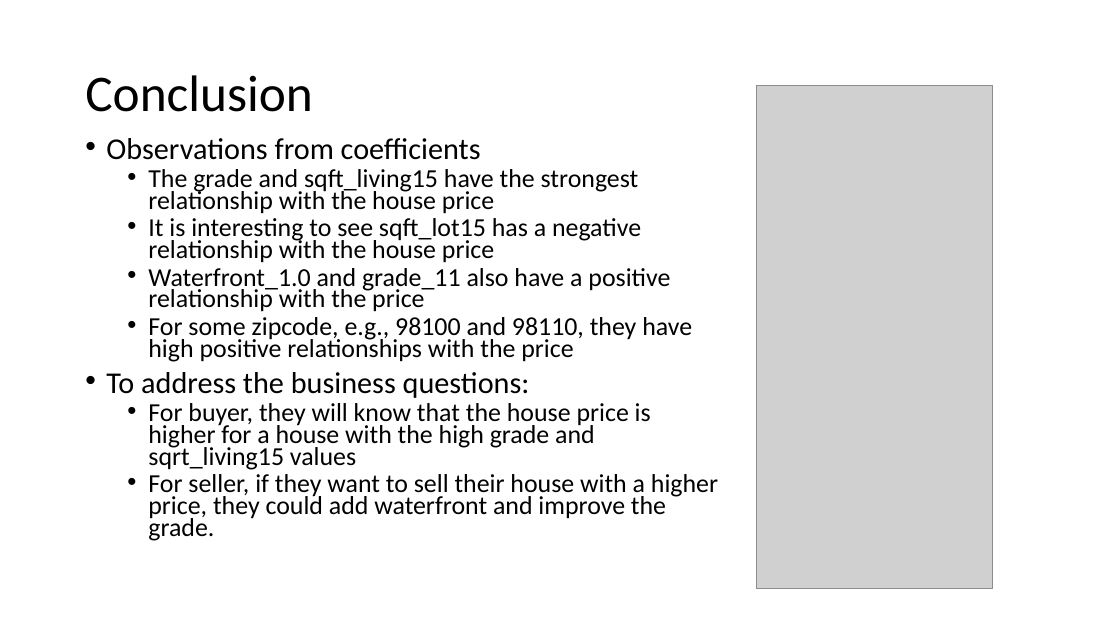
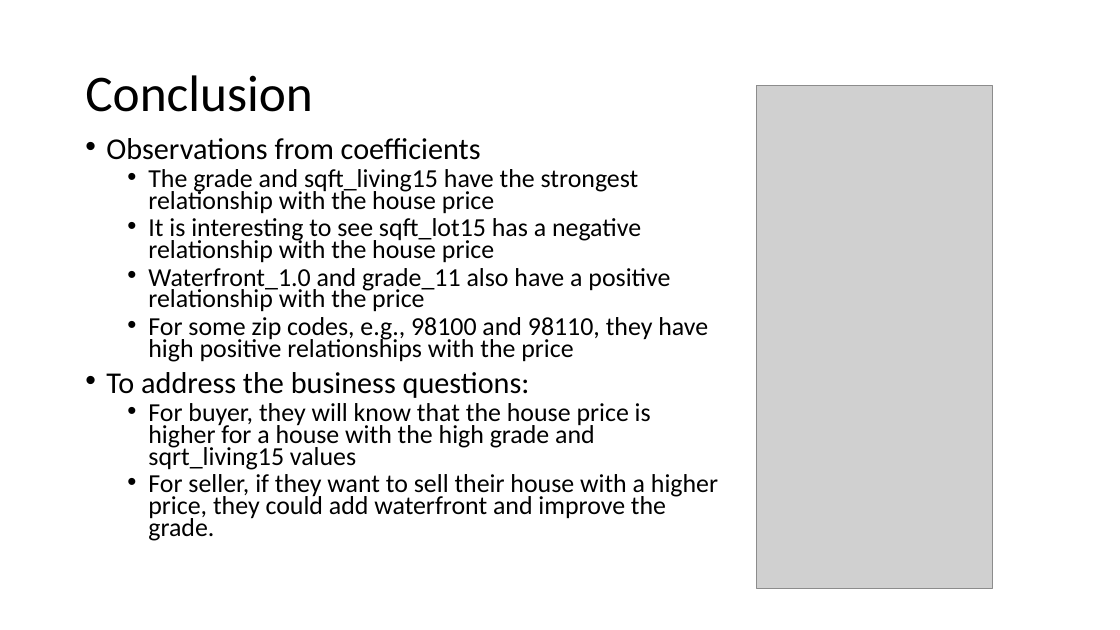
Before and after one commit to learn-co-curriculum/dsc-phase-2-project, a slide deck: slide 12 of Presentation_project2.pptx. Drawn at 1120x630 pixels with LibreOffice and Linux fonts; fonts in the diff are those of the drawing; grey boxes stand for pictures. Boxes give left, top, right and bottom in pixels: in the first picture for what was removed or moved away, otherwise in the second. Text is boxed around its words. In the diff, an @@ line names an element or a change of style, - is before the commit and + after.

```diff
--- a/Presentation_project2.pptx
+++ b/Presentation_project2.pptx
@@ text at [148, 317, 708, 362]: text changed @@
-  • For some zipcode, e.g., 98100 and 98110, they have high positive relationships with the price
+  • For some zip codes, e.g., 98100 and 98110, they have high positive relationships with the price
```
Also in this commit, not shown: 4 other slides changed, 1 other file.
